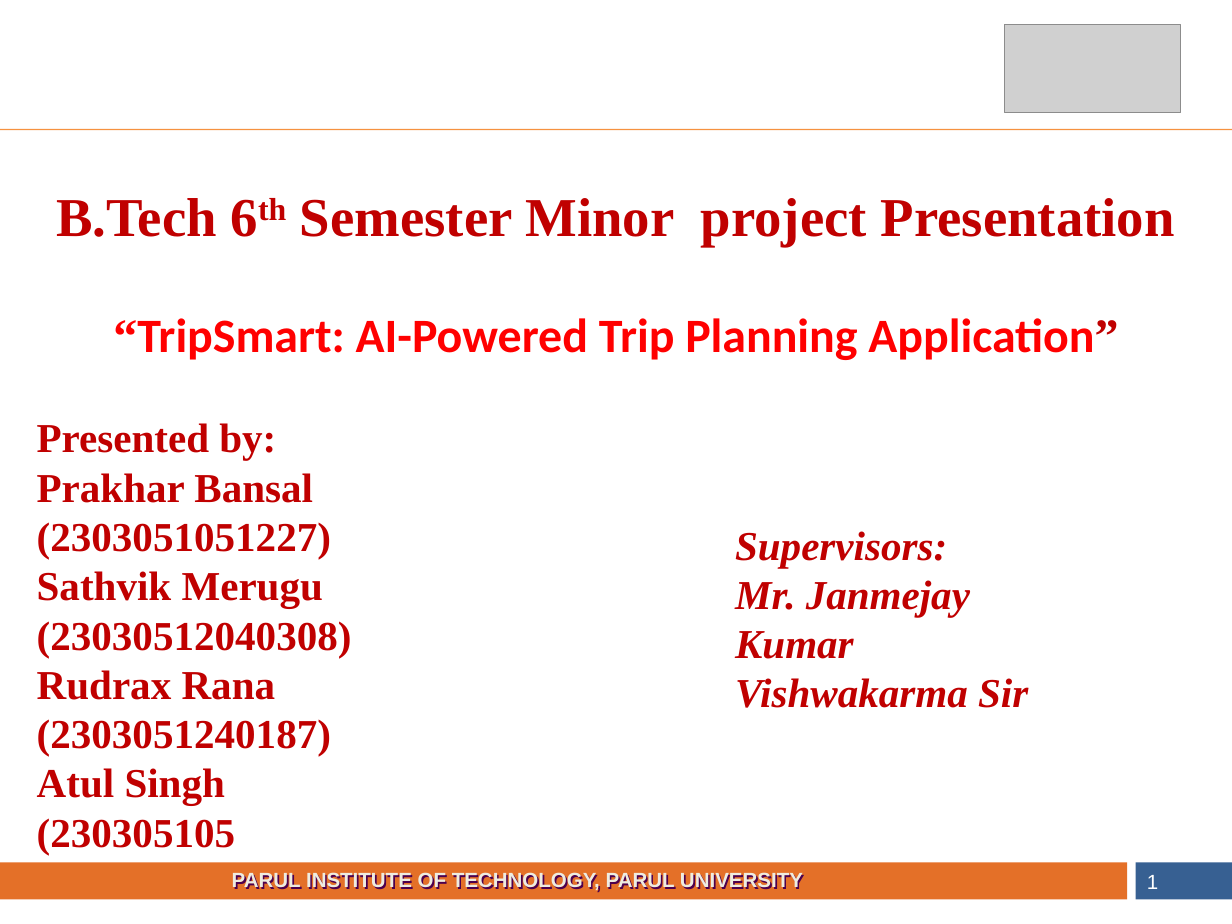
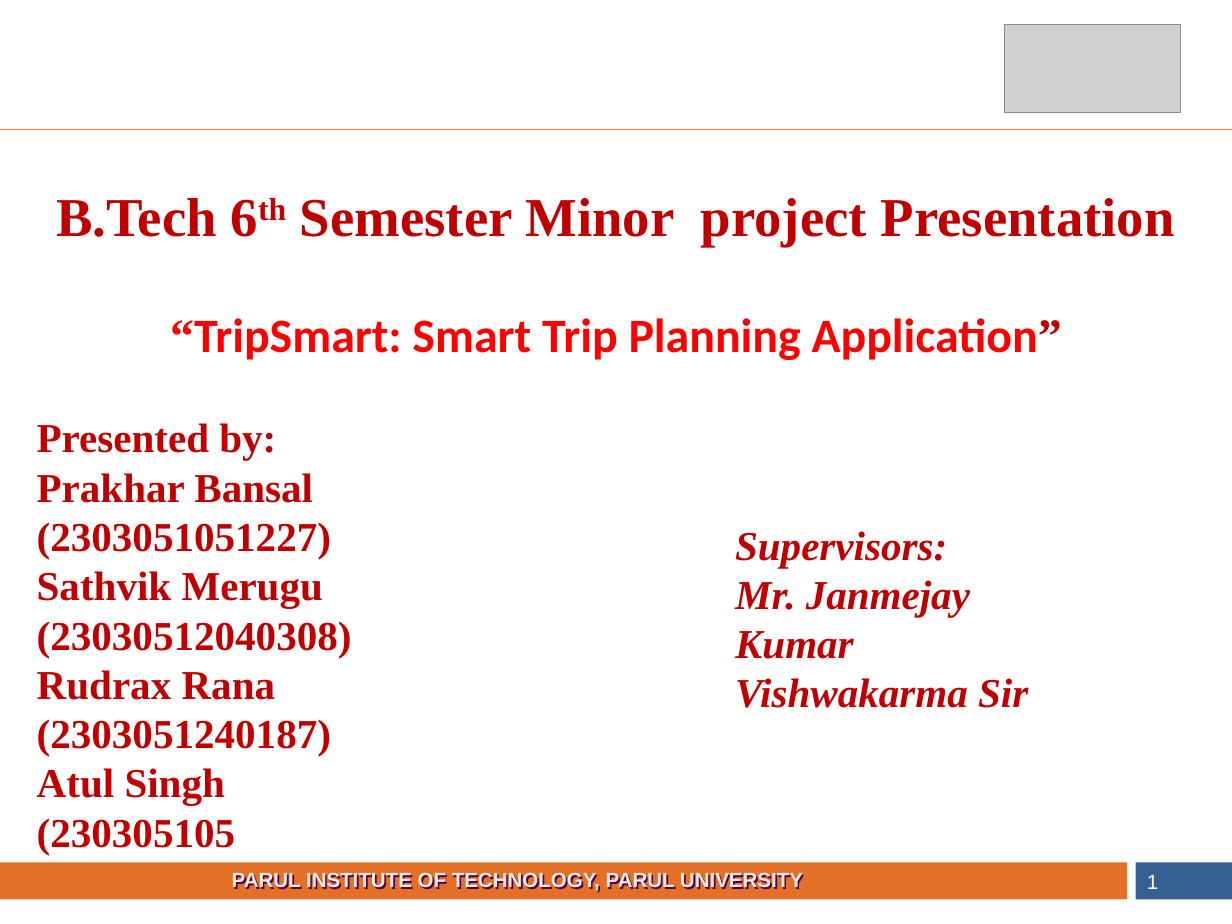
Before and after one commit to Sathvik5647/TripSmart, a slide deck: slide 1 of Budget_Backbacker_Network.ppt. Drawn at 1232x924 pixels with LibreOffice and Linux fonts; fonts in the diff are those of the drawing; grey boxes stand for pictures. Boxes give left, top, right and bottom in pixels: in the first picture for what was removed or moved away, otherwise in the second. Text is boxed around its words. In the diff, an @@ line names an element or a change of style, - is before the commit and + after.

```diff
--- a/Budget_Backbacker_Network.ppt
+++ b/Budget_Backbacker_Network.ppt
@@ text at box(170, 318, 1062, 360): text changed @@
-“TripSmart: AI-Powered Trip Planning Application”
+“TripSmart: Smart Trip Planning Application”
```
Also in this commit, not shown: 10 other slides changed, 1 slide added, 6 other files.
